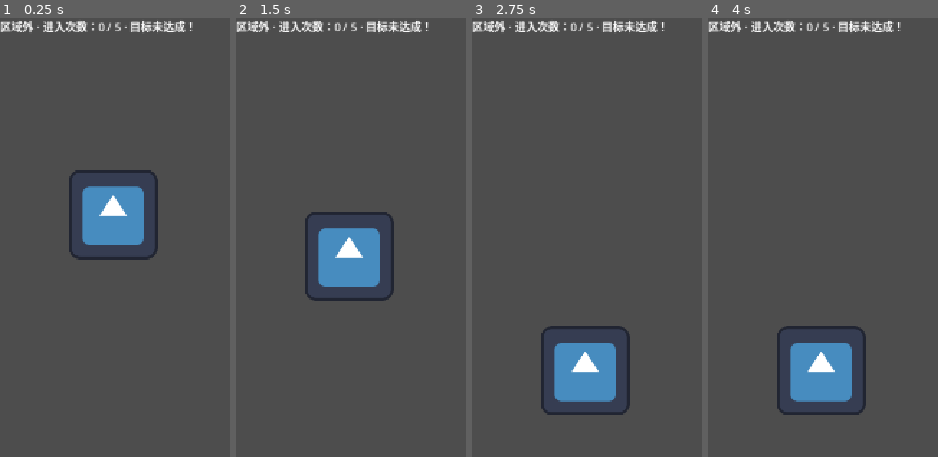
Above: before the commit, frames 1-4 (left to right).
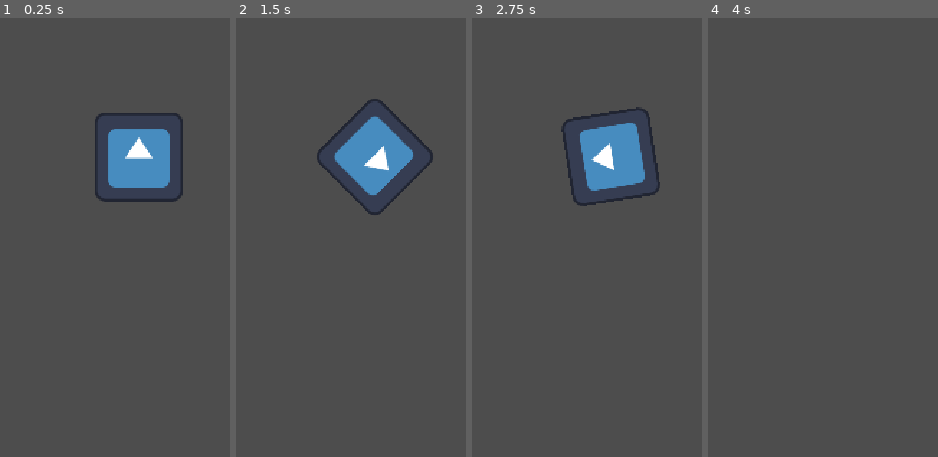
Above: after the commit, the same moments.

Repository: zgjsyxwj/godot-learning
Game: Godot game, scene res://offical-01.tscn
Same seed, same stepped clock (60 frames per second), same inputs: the game is played once before the commit and once after it. Before the commit the project starts from res://world.tscn. The engine's default icon, where the game draws it, is replaced by a stand-in: a white triangle on a blue panel in a dark square.
Inputs:
- Up to frame 1 (0.25 s): no input
- Up to frame 2 (1.5 s): tap Enter at 0.5 s; hold Right (ui_right) 0.53-1.28 s; tap I at 0.6, 1.35 s; hold S (move_down) from 1.28 s (still down)
- Up to frame 3 (2.75 s): release S (move_down) at 2.03 s; hold Right (ui_right) from 2.03 s (still down); tap I at 2.1 s
- Up to frame 4 (4 s): release Right (ui_right) at 2.78 s; hold Up (ui_up) 2.78-3.53 s; tap I at 2.85, 3.6 s; hold Left (ui_left) from 3.53 s (still down)

The runs differ from the first frame. In frame 1, 10% of the frame differs, in the area x 0-84%, y 0-56%; in frame 2, 10%; in frame 3, 11%, in the area x 0-84%, y 0-91%; in frame 4, 6.0%.

Commit message:
feat(sprite): 添加转向移动练习并设为主场景

Diff:
--- /dev/null
+++ b/godot-learning/offical-01.tscn
@@ -0,0 +1,11 @@
+[gd_scene format=3 uid="uid://ba35rbrj3b5uy"]
+
+[ext_resource type="Texture2D" uid="uid://8bpmpq2wk6tq" path="res://icon.svg" id="1_atnuy"]
+[ext_resource type="Script" uid="uid://bvdru4f7l4awa" path="res://sprite_2d.gd" id="2_8o5ao"]
+
+[node name="Offical01" type="Node2D" unique_id=407274755]
+
+[node name="Sprite2D" type="Sprite2D" parent="." unique_id=581291058]
+position = Vector2(200, 200)
+texture = ExtResource("1_atnuy")
+script = ExtResource("2_8o5ao")
--- a/godot-learning/project.godot
+++ b/godot-learning/project.godot
@@ -11,7 +11,7 @@
 [application]
 
 config/name="godot-learning"
-run/main_scene="uid://c705avdl56dpf"
+run/main_scene="uid://ba35rbrj3b5uy"
 config/features=PackedStringArray("4.7", "Forward Plus")
 config/icon="res://icon.svg"
 
--- /dev/null
+++ b/godot-learning/sprite_2d.gd
@@ -0,0 +1,18 @@
+extends Sprite2D
+
+var speed = 400
+var angular_speed = PI
+
+
+func _process(delta: float) -> void:
+	var velocity = Vector2.ZERO
+	if Input.is_action_pressed("ui_up"):
+		velocity = Vector2.UP.rotated(rotation) * speed
+		position += velocity * delta
+
+	var direction = 0
+	if Input.is_action_pressed("ui_left"):
+		direction = -1
+	if Input.is_action_pressed("ui_right"):
+		direction = 1
+	rotation += angular_speed * direction * delta
Not shown, added: godot-learning/sprite_2d.gd.uid
